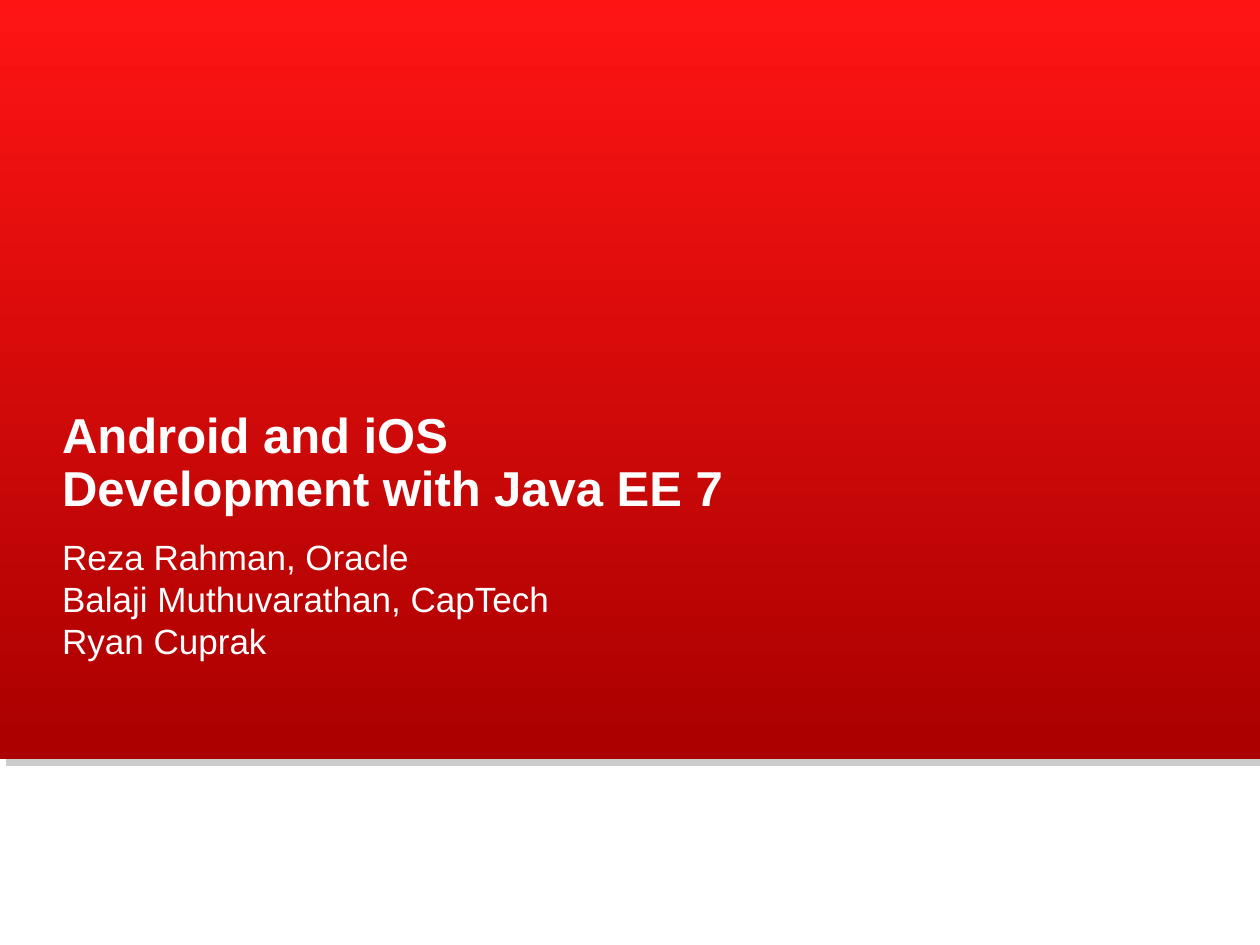
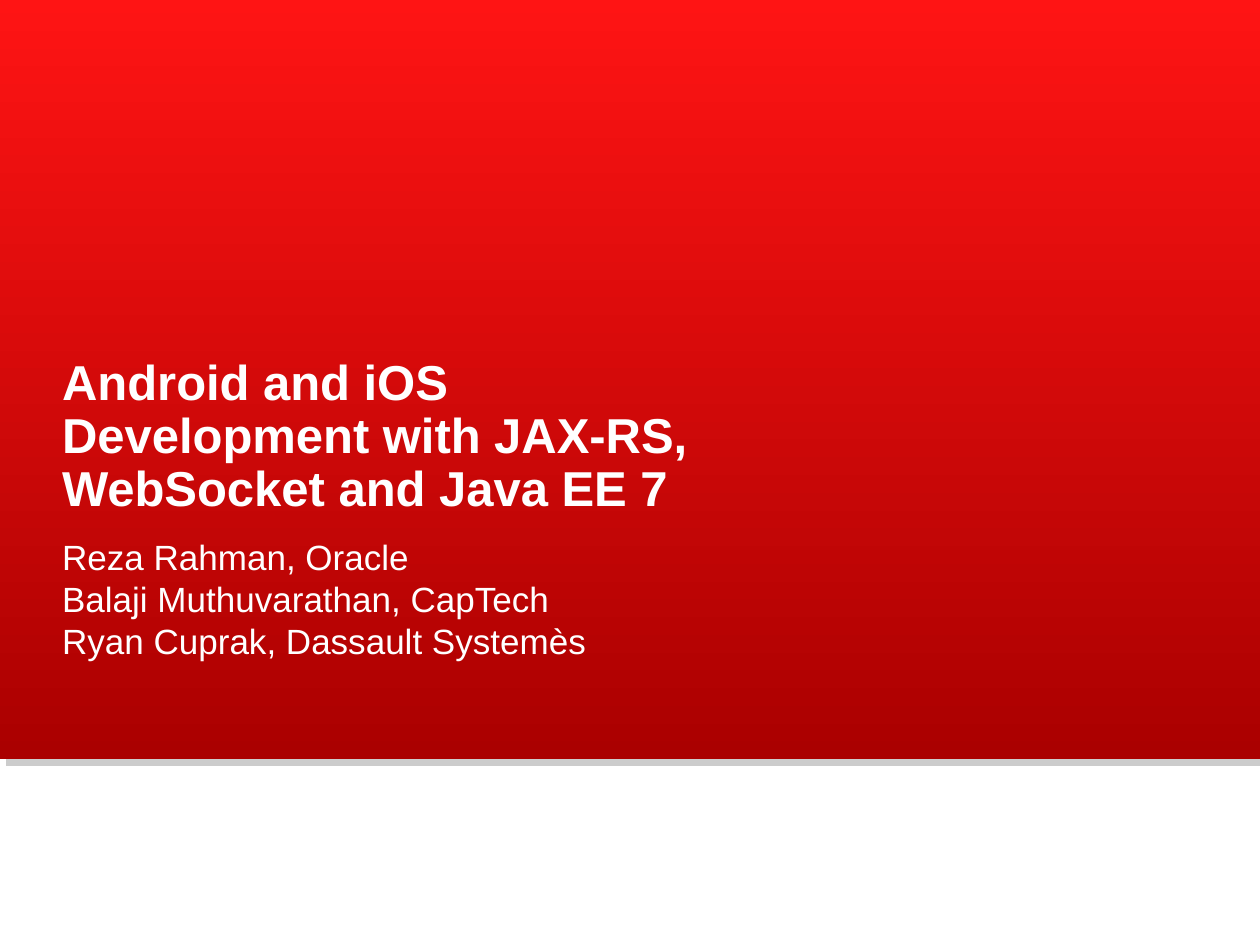
Before and after one commit to SoryBalde/javaee-mobile, a slide deck: slide 2 of javaee_mobile.ppt. Drawn at 1260x945 pixels with LibreOffice and Linux fonts; fonts in the diff are those of the drawing; background and template pictures are left out. Boxes give left, top, right and bottom in pixels: in the first picture for what was removed or moved away, otherwise in the second. Text is boxed around its words. In the diff, an @@ line names an element or a change of style, - is before the commit and + after.

```diff
--- a/javaee_mobile.ppt
+++ b/javaee_mobile.ppt
@@ title at <box>62,364,687,507</box>: text changed @@
-Android and iOS Development with Java EE 7
+Android and iOS Development with JAX-RS, WebSocket and Java EE 7
@@ text at <box>62,628,586,661</box>: text changed @@
-Ryan Cuprak
+Ryan Cuprak, Dassault Systemès
```
Also in this commit, not shown: 31 other slides changed, 6 slides added, 6 slides removed.
